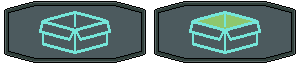
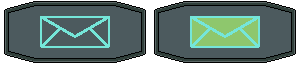
Layered file, before and after one edit (300x64). Changes by layer:
showed group "email" (5 layers) over [39, 11, 261, 54]
added layer "blinked_smaller" in group "email" over [189, 11, 261, 54]
painted on "mail" over [39, 11, 111, 54]
hid group "inventory" (3 layers) over [39, 11, 261, 54]
